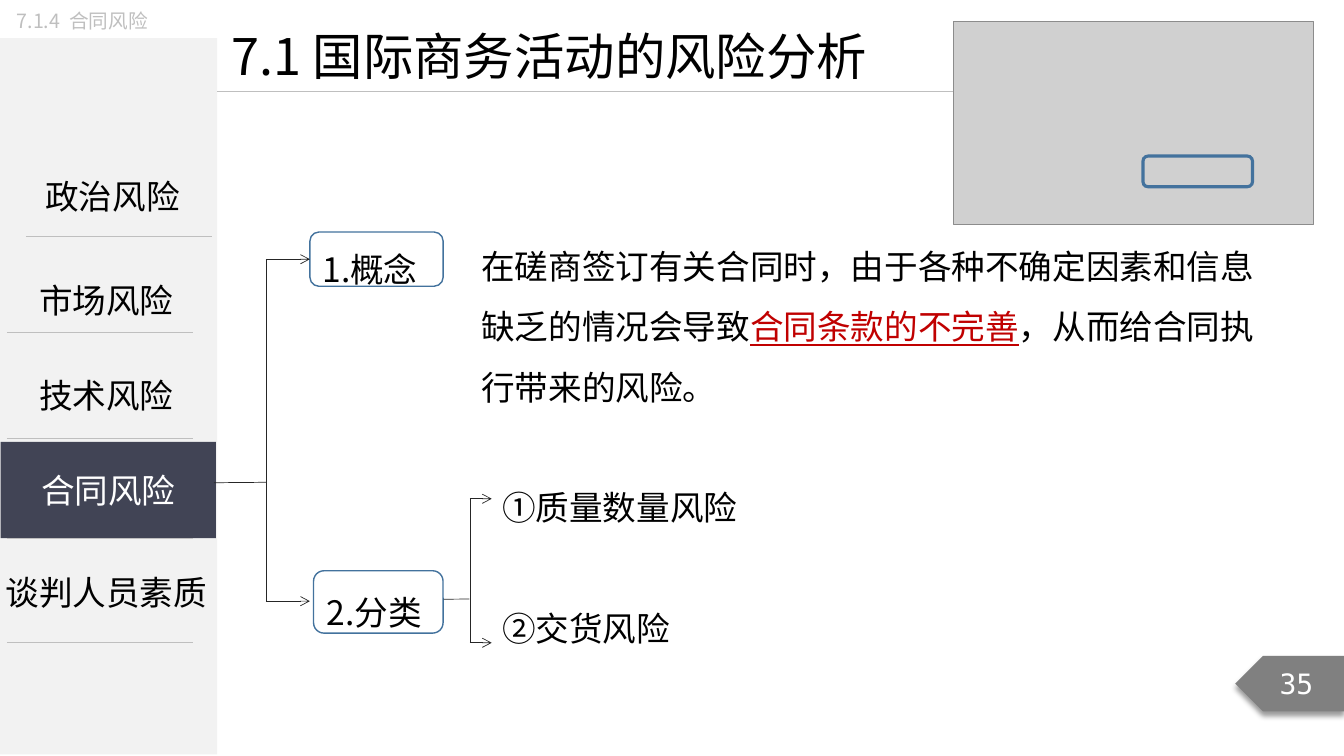
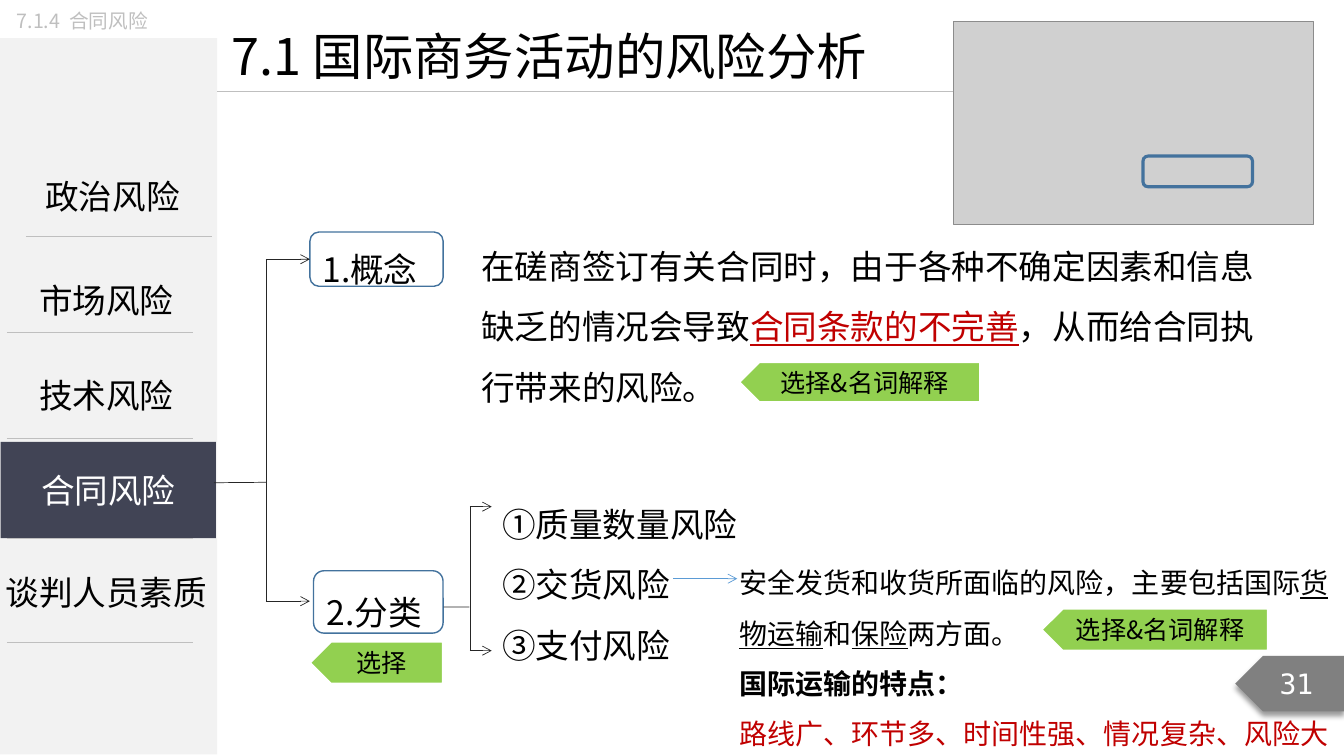
Before and after one commit to Call-me-zhy/tangtang, a slide deck: slide 31 of 3 国际商务谈判/课件/国际商务谈判精讲8.pptx (slide 35 before the commit). Drawn at 1344x756 pixels with LibreOffice and Linux fonts; fonts in the diff are those of the drawing; grey boxes stand for pictures. Boxes give left, top, right and bottom in pixels: in the first picture for what was removed or moved away, otherwise in the second. Text is boxed around its words. In the diff, an @@ line names an element or a change of style, - is before the commit and + after.

Commit message:
修改国际商务谈判精讲8课件、说课稿

```diff
--- a/3 国际商务谈判/课件/国际商务谈判精讲8.pptx
+++ b/3 国际商务谈判/课件/国际商务谈判精讲8.pptx
@@ pentagon arrow added at (739, 362, 980, 402), fill #92D050, outline #FFFFFF 1.5 pt, 18 pt, text #000000 @@
+选择&名词解释
@@ text at (502, 508, 737, 600): line spacing 1 to 1.5 @@
@@ text added at (739, 569, 1328, 747), 20 pt, text #000000 @@
+安全发货和收货所面临的风险，主要包括国际货物运输和保险两方面。
+国际运输的特点：
+路线广、环节多、时间性强、情况复杂、风险大
@@ arrow added from (674, 579) to (737, 579), #5B9BD5 0.5 pt @@
@@ text at (502, 629, 670, 661): paragraph added @@
+③支付风险
@@ pentagon arrow added at (1042, 609, 1268, 651), fill #92D050, outline #FFFFFF 1.5 pt, 18 pt, text #000000 @@
+选择&名词解释
@@ pentagon arrow added at (310, 642, 443, 685), fill #92D050, outline #FFFFFF 1.5 pt, 18 pt, text #000000 @@
+选择
@@ 3 lines, 2 arrows: place and size @@
-3 lines, 2 arrows at (444, 499, 492, 643)
+3 lines, 2 arrows at (444, 507, 492, 651)
@@ page number at (1280, 673, 1314, 695): text changed @@
-35
+31
```
Also in this commit, not shown: 44 other slides changed, 9 slides added, 7 slides removed, 3 other files.
